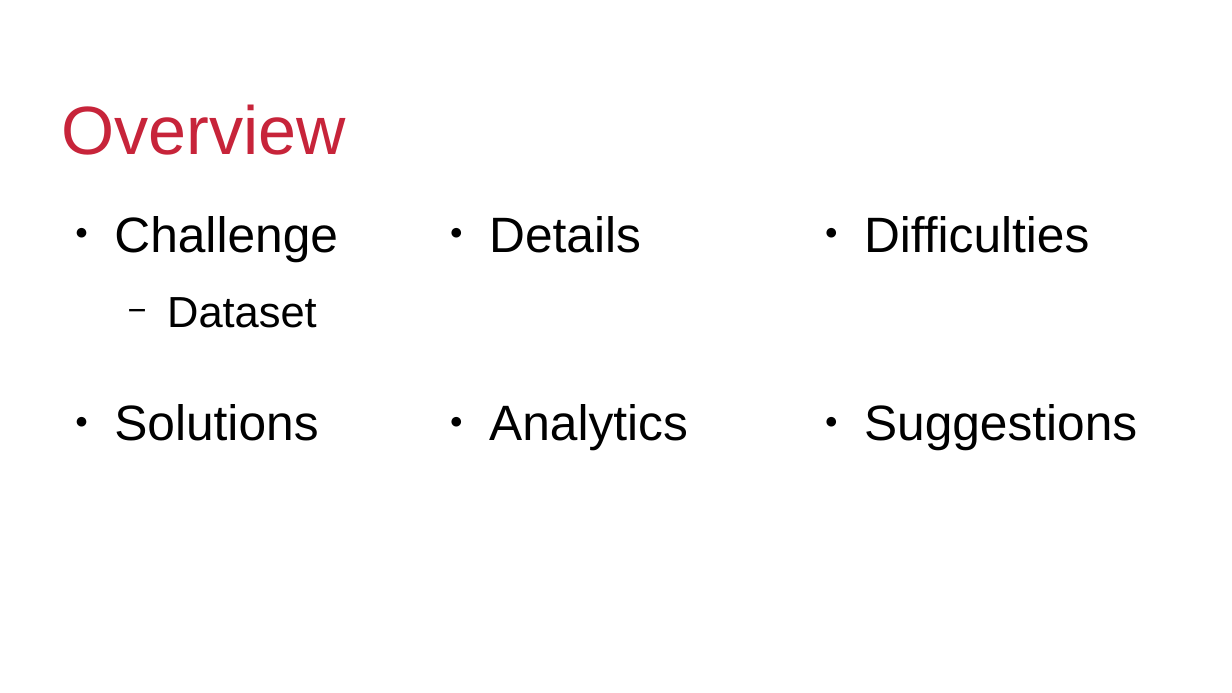
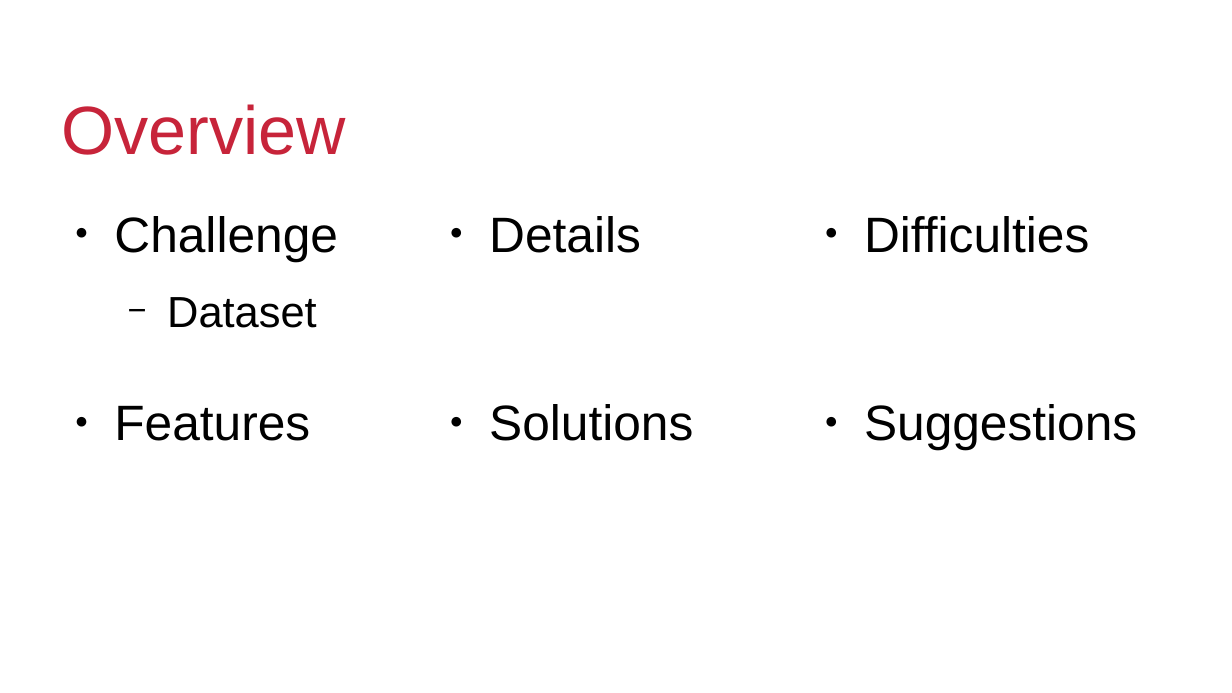
Before and after one commit to kalyanb29/Customer, a slide deck: slide 3 of Analytics.pptx. Drawn at 1232x693 pixels with LibreOffice and Linux fonts; fonts in the diff are those of the drawing; background and template pictures are left out. Boxes give left, top, right and bottom in pixels: in the first picture for what was removed or moved away, otherwise in the second. Text is boxed around its words. In the diff, an @@ line names an element or a change of style, - is before the commit and + after.

Commit message:
updated

```diff
--- a/Analytics.pptx
+++ b/Analytics.pptx
@@ text at (114,405,310,441): text changed @@
-● Solutions
+● Features
@@ text at (489,404,693,441): text changed @@
-● Analytics
+● Solutions
```
Also in this commit, not shown: 8 other slides changed, 1 slide added.
